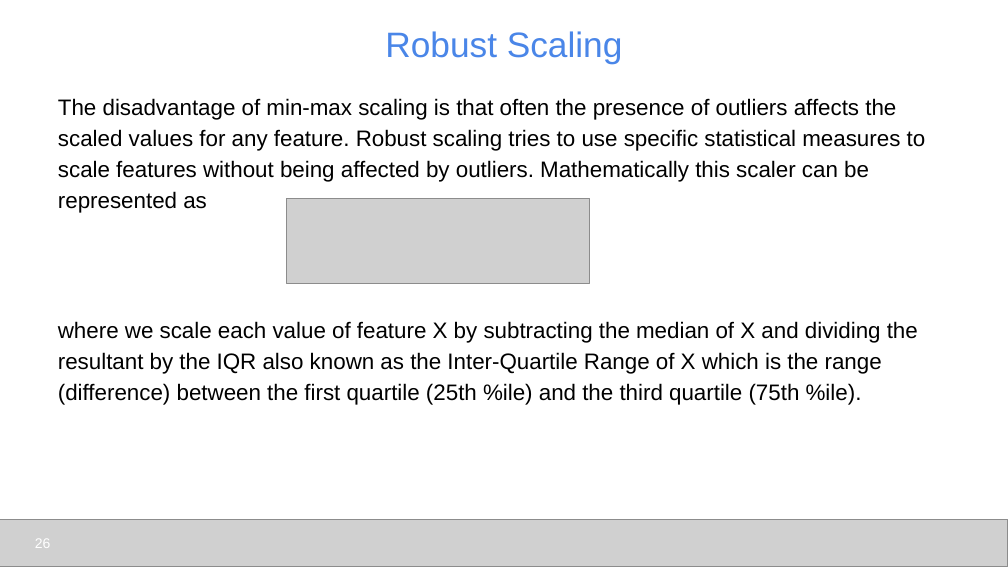
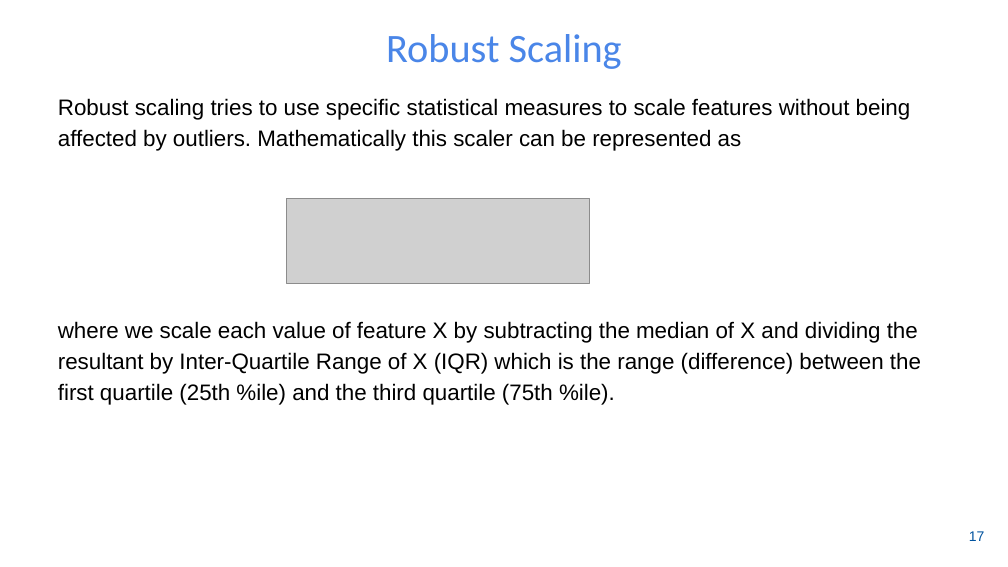
Before and after one commit to udel-cbcb/NIGMS-Sandbox-UD, a slide deck: slide 18 of Submodule_3/Lectures/Submodule_3_Lecture_2_Feature_Engineering_Scaling_Selection.pptx (slide 26 before the commit). Drawn at 1008x567 pixels with LibreOffice and Linux fonts; fonts in the diff are those of the drawing; grey boxes stand for pictures; background and template pictures are left out. Boxes give left, top, right and bottom in pixels: in the first picture for what was removed or moved away, otherwise in the second. Text is boxed around its words. In the diff, an @@ line names an element or a change of style, - is before the commit and + after.

```diff
--- a/Submodule_3/Lectures/Submodule_3_Lecture_2_Feature_Engineering_Scaling_Selection.pptx
+++ b/Submodule_3/Lectures/Submodule_3_Lecture_2_Feature_Engineering_Scaling_Selection.pptx
@@ title "Robust Scaling" at [386,34,622,69]: size 25.2 to 28.8 pt, font Arial to Calibri @@
@@ text at [58,98,911,151]: text changed @@
-The disadvantage of min-max scaling is that often the presence of outliers affects the scaled values for any feature. Robust scaling tries to use specific statistical measures to scale features without being affected by outliers. Mathematically this scaler can be represented as
+Robust scaling tries to use specific statistical measures to scale features without being affected by outliers. Mathematically this scaler can be represented as
@@ text at [58,321,921,405]: text changed @@
-where we scale each value of feature X by subtracting the median of X and dividing the resultant by the IQR also known as the Inter-Quartile Range of X which is the range (difference) between the first quartile (25th %ile) and the third quartile (75th %ile).
+where we scale each value of feature X by subtracting the median of X and dividing the resultant by Inter-Quartile Range of X (IQR) which is the range (difference) between the first quartile (25th %ile) and the third quartile (75th %ile).
@@ picture removed at [0,519,1008,566] @@
@@ page number removed at [35,539,51,548] @@
-26
@@ page number added at [969,531,985,541], 10 pt, text #00539F @@
+17
```
Also in this commit, not shown: 12 other slides changed, 8 slides added, 17 slides removed, 1 other file.
